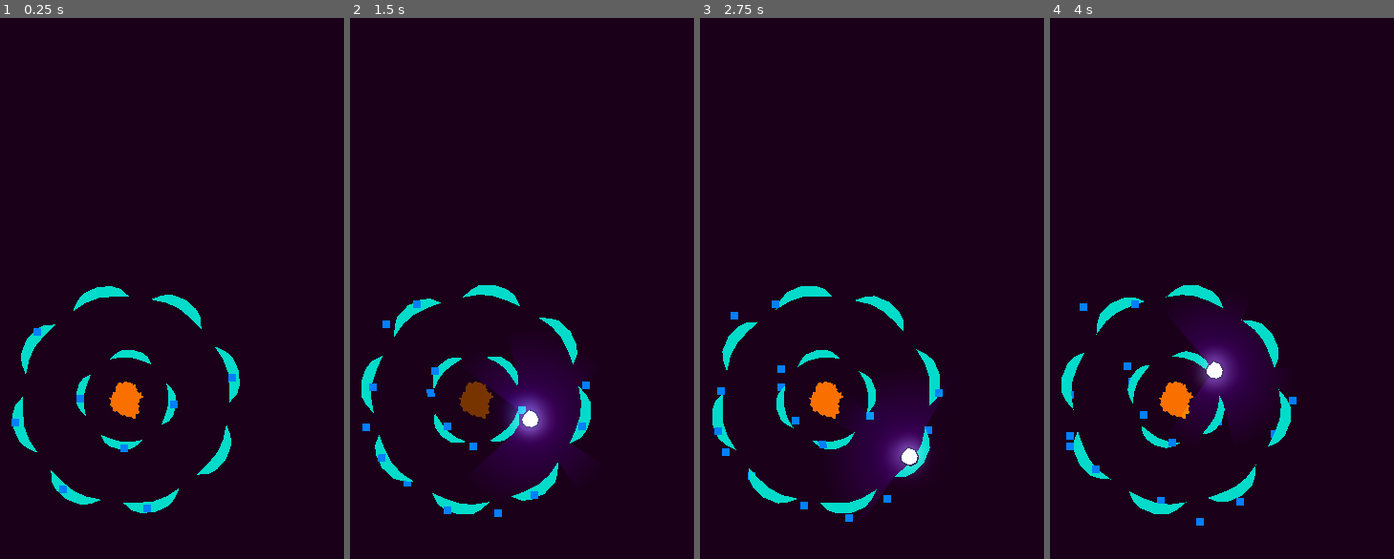
Above: before the commit, frames 1-4 (left to right).
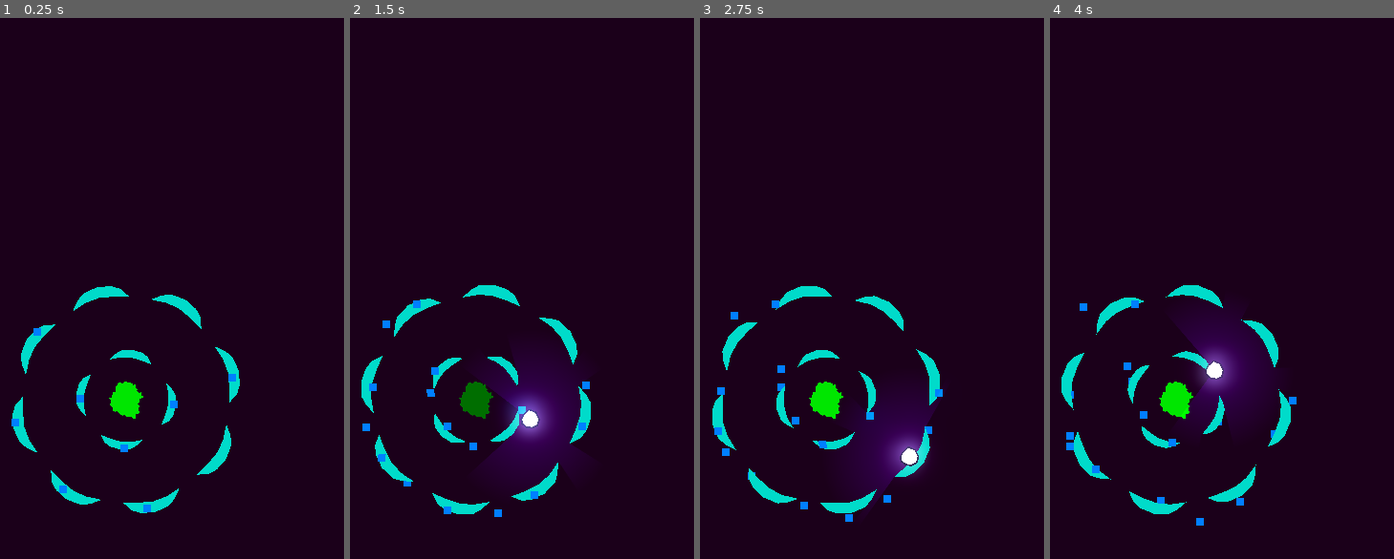
Above: after the commit, the same moments.

Repository: CatsAreCuteAndFast/Tower-Defense-Skilled
Game: Godot game, scene res://scenes/levels/main.tscn
Same seed, same stepped clock (60 frames per second), same inputs: the game is played once before the commit and once after it.
Inputs (mouse positions are in pixels of both pictures, inside the frame that each line leads up to):
- Up to frame 1 (0.25 s): no input
- Up to frame 2 (1.5 s): hold D (right) 0.53-1.28 s; click (477, 402) at 0.6 s; move the mouse to (525, 402) at 1.27 s; hold S (down) from 1.28 s (still down); click (525, 402) at 1.35 s
- Up to frame 3 (2.75 s): move the mouse to (872, 234) at 2.02 s; release S (down) at 2.03 s; hold D (right) from 2.03 s (still down); click (872, 234) at 2.1 s
- Up to frame 4 (4 s): move the mouse to (1153, 553) at 2.77 s; release D (right) at 2.78 s; hold W (up) 2.78-3.53 s; click (1153, 553) at 2.85 s; move the mouse to (1314, 515) at 3.52 s; hold A (left) from 3.53 s (still down); click (1314, 515) at 3.6 s

The runs differ from the first frame. In frame 1, 0.4% of the frame differs, in the area x 31-42%, y 67-75%; in frame 2, 0.4%; in frame 3, 0.4%; in frame 4, 0.4%.

Commit message:
Added game states

Diff:
--- a/project.godot
+++ b/project.godot
@@ -33,6 +33,7 @@
 [global_group]
 
 players=""
+spawner=""
 
 [input]
 
--- a/scenes/player_spawner.tscn
+++ b/scenes/player_spawner.tscn
@@ -8,11 +8,11 @@
 [sub_resource type="CircleShape2D" id="CircleShape2D_yxhiy"]
 radius = 100.0
 
-[node name="PlayerSpawner" type="Polygon2D"]
+[node name="PlayerSpawner" type="Polygon2D" groups=["spawner"]]
 self_modulate = Color(15, 15, 15, 1)
-color = Color(0.300792, 0.135633, 7.21961e-08, 1)
 polygon = PackedVector2Array(0, -60, 5, -55, 10, -57.5, 15, -55, 20, -52.5, 20, -52.5, 22.5, -47.5, 22.5, -47.5, 25, -4 …(810 unchanged characters)…
 script = ExtResource("1_ulehs")
+health_colors = Array[Color]([Color(0.365403, 6.61798e-08, 9.62615e-08, 1), Color(0.301961, 0.137255, 0, 1), Color(7.27978e-07, 0.277685, 2.40654e-08, 1)])
 
 [node name="StateMachine" type="Node2D" parent="." node_paths=PackedStringArray("initial_state")]
 script = ExtResource("2_gvmtt")
--- a/scripts/enemy.gd
+++ b/scripts/enemy.gd
@@ -74,5 +74,9 @@
 		sprite.self_modulate = Color(0, 0, 0, 0)
 		transform_particle.emitting = true
 		transform_particle.speed_scale = 2
+
+		var spawner = get_tree().get_first_node_in_group("spawner")
+		spawner.damage()
+
 		await transform_particle.finished
 		queue_free()
--- a/scripts/player_spawner.gd
+++ b/scripts/player_spawner.gd
@@ -1,8 +1,14 @@
 extends Polygon2D
 
+@export var health = 3
+@export var health_colors : Array[Color]
+
 var players: Array[Node]
+var current_color : Color
 
 func _ready():
+	current_color = health_colors[health - 1]
+	color = current_color
 	players = get_tree().get_nodes_in_group("players")
 
 func _process(delta: float) -> void:
@@ -18,3 +24,10 @@
 
 		if clicked_player:
 			GameEvents.emit_signal("player_switch_requested", clicked_player)
+
+func damage():
+	if health == 0:
+		get_tree().reload_current_scene()
+	health -= 1
+	current_color = health_colors[health - 1]
+	color = current_color
